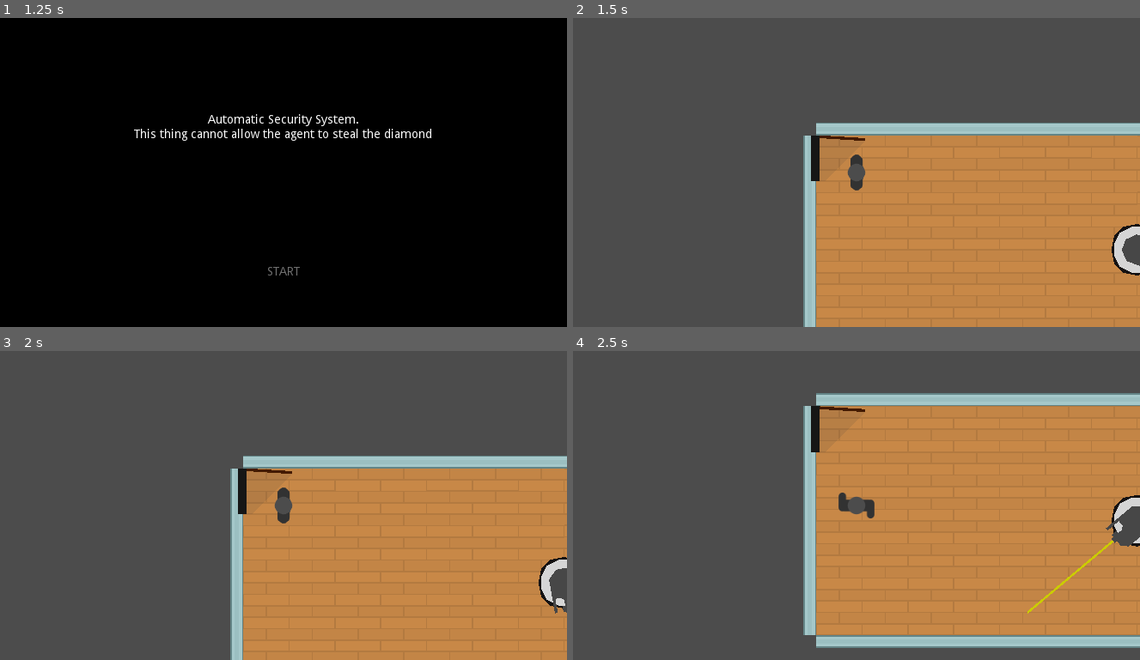
Above: before the commit, frames 1-4 (two rows, left to right).
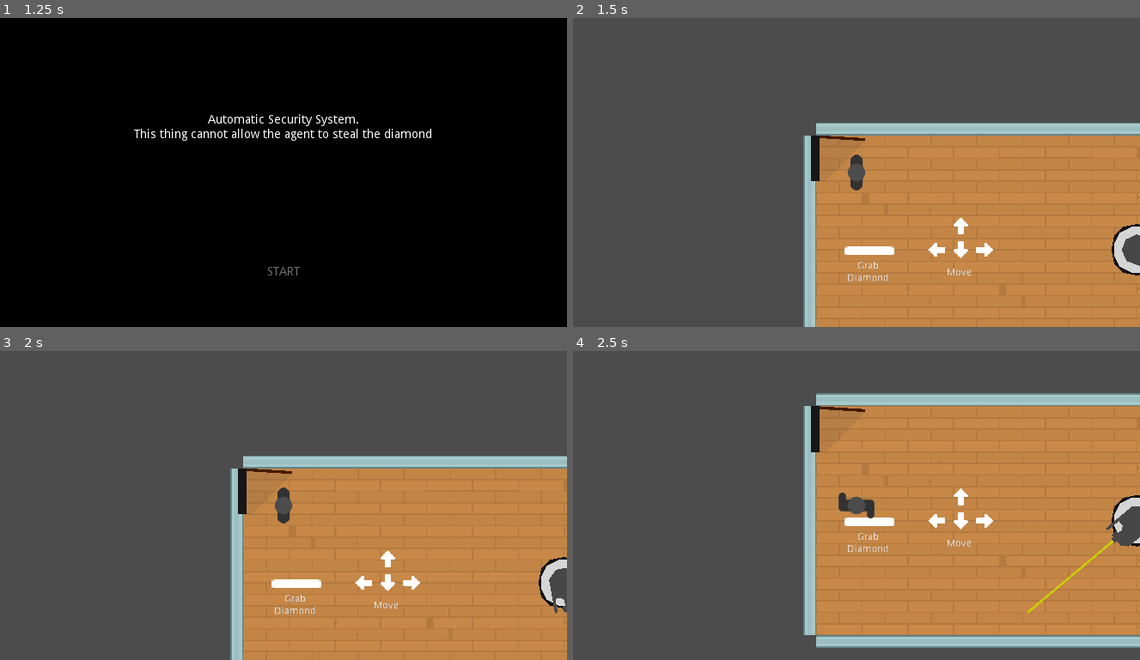
Above: after the commit, the same moments.

Repository: DanniloSN/diamond-thief
Game: Godot game, scene res://scenes/Main.tscn
The game is run twice, just before and just after one commit, with the same random seed, the same clock (stepped at 60 frames per second) and the same inputs.
Inputs:
- Up to frame 1 (1.25 s): hold Right (ui_right) from 0.53 s (still down); tap Space (ui_select) at 0.6, 0.77, 1.07 s
- Up to frame 2 (1.5 s): release Right (ui_right) at 1.25 s; click "START" at 1.25 s
- Up to frame 3 (2 s): no input
- Up to frame 4 (2.5 s): tap Enter at 2 s; hold Down (ui_down) from 2.03 s (still down); tap Space (ui_select) at 2.1, 2.27 s

Frame 1 is identical in both runs. In frame 2, 0.7% of the frame differs, in the area x 47-75%, y 64-86%; in frame 3, 0.7%; in frame 4, 0.7%.

Commit message:
Game Finished

Diff:
--- a/project.godot
+++ b/project.godot
@@ -10,7 +10,7 @@
 
 [application]
 
-config/name="Mini Jam 2022/01/07"
+config/name="Mini Jam 97"
 run/main_scene="res://scenes/Main.tscn"
 config/icon="res://icon.png"
 
--- a/scenes/Player.tscn
+++ b/scenes/Player.tscn
@@ -1,10 +1,12 @@
-[gd_scene load_steps=8 format=2]
+[gd_scene load_steps=16 format=2]
 
 [ext_resource path="res://sprites/player/Idle.png" type="Texture" id=1]
 [ext_resource path="res://scripts/Player.gd" type="Script" id=2]
 [ext_resource path="res://sprites/player/Grabing.png" type="Texture" id=3]
 [ext_resource path="res://sprites/player/Walking2.png" type="Texture" id=4]
 [ext_resource path="res://sprites/player/Walking1.png" type="Texture" id=5]
+[ext_resource path="res://sprites/flatDark03.png" type="Texture" id=6]
+[ext_resource path="res://sprites/flatDark47.png" type="Texture" id=7]
 
 [sub_resource type="SpriteFrames" id=2]
 animations = [ {
@@ -13,20 +15,43 @@
 "name": "idle",
 "speed": 1.0
 }, {
+"frames": [ ExtResource( 3 ) ],
+"loop": true,
+"name": "grab",
+"speed": 1.0
+}, {
 "frames": [ ExtResource( 5 ), ExtResource( 1 ), ExtResource( 4 ), ExtResource( 1 ) ],
 "loop": true,
 "name": "walk",
 "speed": 8.0
-}, {
-"frames": [ ExtResource( 3 ) ],
-"loop": true,
-"name": "grab",
-"speed": 1.0
 } ]
 
 [sub_resource type="CapsuleShape2D" id=3]
 radius = 12.0
 height = 24.0
+
+[sub_resource type="GDScript" id=9]
+script/source = "extends CanvasLayer
+
+func _ready():
+	if OS.get_name() == \"Android\": $Mobile.show()
+	else: $Mobile.hide()
+"
+
+[sub_resource type="CircleShape2D" id=4]
+radius = 25.0
+
+[sub_resource type="CircleShape2D" id=5]
+radius = 25.0
+
+[sub_resource type="CircleShape2D" id=6]
+radius = 25.0
+
+[sub_resource type="CircleShape2D" id=7]
+radius = 25.0
+
+[sub_resource type="CircleShape2D" id=8]
+radius = 40.0
 
 [node name="Player" type="KinematicBody2D"]
 collision_layer = 2
@@ -48,3 +73,42 @@
 [node name="Camera2D" type="Camera2D" parent="."]
 current = true
 zoom = Vector2( 1.2, 1.2 )
+
+[node name="HUD" type="CanvasLayer" parent="."]
+script = SubResource( 9 )
+
+[node name="Mobile" type="Node2D" parent="HUD"]
+visible = false
+
+[node name="Arrows" type="Sprite" parent="HUD/Mobile"]
+position = Vector2( 85, 276 )
+texture = ExtResource( 6 )
+
+[node name="Up" type="TouchScreenButton" parent="HUD/Mobile/Arrows"]
+position = Vector2( -24, -67 )
+shape = SubResource( 4 )
+action = "ui_up"
+
+[node name="Down" type="TouchScreenButton" parent="HUD/Mobile/Arrows"]
+position = Vector2( -25, 17 )
+shape = SubResource( 5 )
+action = "ui_down"
+
+[node name="Left" type="TouchScreenButton" parent="HUD/Mobile/Arrows"]
+position = Vector2( -66, -25 )
+shape = SubResource( 6 )
+action = "ui_left"
+
+[node name="Right" type="TouchScreenButton" parent="HUD/Mobile/Arrows"]
+position = Vector2( 15, -24 )
+shape = SubResource( 7 )
+action = "ui_right"
+
+[node name="Grab" type="Sprite" parent="HUD/Mobile"]
+position = Vector2( 597, 293 )
+texture = ExtResource( 7 )
+
+[node name="TouchScreenButton" type="TouchScreenButton" parent="HUD/Mobile/Grab"]
+position = Vector2( -40, -40 )
+shape = SubResource( 8 )
+action = "ui_select"
--- a/scenes/Scenario.tscn
+++ b/scenes/Scenario.tscn
@@ -192,7 +192,7 @@
 tile_set = SubResource( 1 )
 collision_mask = 0
 format = 1
-tile_data = PoolIntArray( 0, 0, 0, 1, 0, 0, 2, 0, 0, 3, 0, 0, 4, 0, 0, 5, 0, 0, 6, 0, 0, 7, 0, 0, 8, 0, 0, 9, 0, 0, 10, 0, 0, 11, 0, 0, 12, 0, 0, 13, 0, 0, 65536, 0, 0, 65537, 0, 0, 65538, 0, 0, 65539, 0, 0, 65540, 0, 0, 65541, 0, 0, 65542, 0, 0, 65543, 0, 0, 65544, 0, 0, 65545, 0, 0, 65546, 0, 0, 65547, 0, 0, 65548, 0, 0, 65549, 0, 0, 131072, 0, 0, 131073, 0, 0, 131074, 0, 0, 131075, 0, 0, 131076, 0, 0, 131077, 0, 0, 131078, 0, 0, 131079, 0, 0, 131080, 0, 0, 131081, 0, 0, 131082, 0, 0, 131083, 0, 0, 131084, 0, 0, 131085, 0, 0, 196608, 0, 0, 196609, 0, 0, 196610, 0, 0, 196611, 0, 0, 196612, 0, 0, 196613, 0, 0, 196614, 0, 0, 196615, 0, 0, 196616, 0, 0, 196617, 0, 0, 196618, 0, 0, 196619, 0, 0, 196620, 0, 0, 196621, 0, 0, 262144, 0, 0, 262145, 0, 0, 262146, 0, 0, 262147, 0, 0, 262148, 0, 0, 262149, 0, 0, 262150, 0, 0, 262151, 0, 0, 262152, 0, 0, 262153, 0, 0, 262154, 0, 0, 262155, 0, 0, 262156, 0, 0, 262157, 0, 0 )
+tile_data = PoolIntArray( 0, 0, 0, 1, 0, 0, 2, 0, 0, 3, 0, 0, 4, 0, 0, 5, 0, 0, 6, 0, 0, 7, 2, 0, 8, 0, 0, 9, 0, 0, 10, 0, 0, 11, 0, 0, 12, 4, 0, 13, 0, 0, 65536, 0, 0, 65537, 2, 0, 65538, 4, 0, 65539, 0, 0, 65540, 0, 0, 65541, 0, 0, 65542, 0, 0, 65543, 4, 0, 65544, 0, 0, 65545, 0, 0, 65546, 0, 0, 65547, 0, 0, 65548, 0, 0, 65549, 0, 0, 131072, 0, 0, 131073, 0, 0, 131074, 0, 0, 131075, 0, 0, 131076, 0, 0, 131077, 0, 0, 131078, 0, 0, 131079, 0, 0, 131080, 0, 0, 131081, 0, 0, 131082, 2, 0, 131083, 0, 0, 131084, 0, 0, 131085, 0, 0, 196608, 0, 0, 196609, 0, 0, 196610, 4, 0, 196611, 0, 0, 196612, 2, 0, 196613, 0, 0, 196614, 0, 0, 196615, 4, 0, 196616, 0, 0, 196617, 0, 0, 196618, 4, 0, 196619, 0, 0, 196620, 4, 0, 196621, 4, 0, 262144, 0, 0, 262145, 0, 0, 262146, 0, 0, 262147, 0, 0, 262148, 0, 0, 262149, 0, 0, 262150, 0, 0, 262151, 0, 0, 262152, 0, 0, 262153, 0, 0, 262154, 0, 0, 262155, 0, 0, 262156, 0, 0, 262157, 4, 0 )
 
 [node name="TileWalls" type="TileMap" parent="."]
 tile_set = SubResource( 6 )
--- /dev/null
+++ b/scenes/Sensor.tscn
@@ -0,0 +1,43 @@
+[gd_scene load_steps=4 format=2]
+
+[ext_resource path="res://scripts/Sensor.gd" type="Script" id=1]
+[ext_resource path="res://scenes/Robot.tscn" type="PackedScene" id=2]
+
+[sub_resource type="CircleShape2D" id=1]
+radius = 18.0
+
+[node name="Sensor" type="KinematicBody2D"]
+collision_layer = 0
+collision_mask = 0
+script = ExtResource( 1 )
+
+[node name="BaseColor1" type="Polygon2D" parent="."]
+scale = Vector2( 1.0625, 1.0625 )
+color = Color( 0, 0, 0, 1 )
+polygon = PoolVector2Array( 0, -16, 8, -16, 16, -8, 16, 8, 8, 16, -8, 16, -16, 8, -16, -8, -8, -16 )
+
+[node name="BaseColor2" type="Polygon2D" parent="."]
+color = Color( 0.137255, 0.137255, 0.137255, 1 )
+polygon = PoolVector2Array( 0, -16, 8, -16, 16, -8, 16, 8, 8, 16, -8, 16, -16, 8, -16, -8, -8, -16 )
+
+[node name="OutterColor" type="Polygon2D" parent="."]
+color = Color( 0.254902, 0.254902, 0.254902, 1 )
+polygon = PoolVector2Array( -8, -2, -8, 2, -7, 5, -5, 7, -2, 8, 2, 8, 5, 7, 7, 5, 8, 2, 8, -2, 7, -5, 5, -7, 2, -8, -2, -8, -5, -7, -7, -5 )
+
+[node name="InnerColor" type="Polygon2D" parent="."]
+position = Vector2( -4.76837e-07, 4.76837e-07 )
+scale = Vector2( 0.6875, 0.6875 )
+color = Color( 0.847059, 0, 0, 1 )
+polygon = PoolVector2Array( -8, -2, -8, 2, -7, 5, -5, 7, -2, 8, 2, 8, 5, 7, 7, 5, 8, 2, 8, -2, 7, -5, 5, -7, 2, -8, -2, -8, -5, -7, -7, -5 )
+
+[node name="CollisionShape2D" type="CollisionShape2D" parent="."]
+shape = SubResource( 1 )
+
+[node name="SpawnWaveCooldown" type="Timer" parent="."]
+wait_time = 3.0
+autostart = true
+
+[node name="Robot" parent="." instance=ExtResource( 2 )]
+position = Vector2( 212, 0 )
+
+[connection signal="timeout" from="SpawnWaveCooldown" to="." method="_spawn_wave"]
--- /dev/null
+++ b/scenes/SensorWave.tscn
@@ -0,0 +1,25 @@
+[gd_scene load_steps=3 format=2]
+
+[ext_resource path="res://scripts/SensorWave.gd" type="Script" id=1]
+
+[sub_resource type="CircleShape2D" id=1]
+radius = 4.0
+
+[node name="SensorWave" type="Area2D"]
+collision_layer = 2
+script = ExtResource( 1 )
+
+[node name="CollisionShape2D" type="CollisionShape2D" parent="."]
+shape = SubResource( 1 )
+
+[node name="Polygon2D" type="Polygon2D" parent="."]
+rotation = 0.785398
+color = Color( 0.945098, 1, 0, 0.501961 )
+polygon = PoolVector2Array( -3.53553, -2.12132, -2.12132, -3.53553, 7.15256e-07, -4.24264, 2.12132, -3.53553, 3.53553, -2.12132, 4.24264, 7.15256e-07, 3.53553, 2.12132, 2.12132, 3.53553, -7.15256e-07, 4.24264, -2.12132, 3.53553, -3.53553, 2.12132, -4.24264, -7.15256e-07 )
+
+[node name="LifeTimer" type="Timer" parent="."]
+one_shot = true
+autostart = true
+
+[connection signal="body_entered" from="." to="." method="_on_SensorWave_body_entered"]
+[connection signal="timeout" from="LifeTimer" to="." method="_on_LifeTimer_timeout"]
--- a/scenes/stages/Stage1.tscn
+++ b/scenes/stages/Stage1.tscn
@@ -1,13 +1,70 @@
-[gd_scene load_steps=5 format=2]
+[gd_scene load_steps=10 format=2]
 
 [ext_resource path="res://scenes/Scenario.tscn" type="PackedScene" id=1]
+[ext_resource path="res://sprites/arrowLeft.png" type="Texture" id=2]
 [ext_resource path="res://scenes/Robot.tscn" type="PackedScene" id=3]
 [ext_resource path="res://scenes/Diamond.tscn" type="PackedScene" id=4]
 [ext_resource path="res://scenes/stages/StageStart.tscn" type="PackedScene" id=5]
+[ext_resource path="res://sprites/arrowUp.png" type="Texture" id=6]
+[ext_resource path="res://sprites/arrowDown.png" type="Texture" id=7]
+[ext_resource path="res://sprites/arrowRight.png" type="Texture" id=8]
+[ext_resource path="res://sprites/minus.png" type="Texture" id=9]
 
 [node name="Stage1" type="Node"]
 
 [node name="Scenario" parent="." instance=ExtResource( 1 )]
+
+[node name="Tutorial" type="Node2D" parent="."]
+position = Vector2( 144, 152 )
+
+[node name="Arrows" type="Node2D" parent="Tutorial"]
+position = Vector2( 24, 8 )
+scale = Vector2( 0.7, 0.7 )
+
+[node name="Left" type="Sprite" parent="Tutorial/Arrows"]
+texture = ExtResource( 2 )
+
+[node name="Up" type="Sprite" parent="Tutorial/Arrows"]
+position = Vector2( 48, -48 )
+texture = ExtResource( 6 )
+
+[node name="Right" type="Sprite" parent="Tutorial/Arrows"]
+position = Vector2( 96, 0 )
+texture = ExtResource( 8 )
+
+[node name="Down" type="Sprite" parent="Tutorial/Arrows"]
+position = Vector2( 48, 0 )
+texture = ExtResource( 7 )
+
+[node name="Move" type="Label" parent="Tutorial"]
+margin_left = 8.0
+margin_top = 24.0
+margin_right = 104.0
+margin_bottom = 56.0
+text = "Move"
+align = 1
+valign = 1
+__meta__ = {
+"_edit_use_anchors_": false
+}
+
+[node name="Grab" type="Label" parent="Tutorial"]
+margin_left = -104.0
+margin_top = 24.0
+margin_right = -40.0
+margin_bottom = 55.0
+text = "Grab
+Diamond"
+align = 1
+valign = 1
+__meta__ = {
+"_edit_use_anchors_": false
+}
+
+[node name="Space" type="Sprite" parent="Tutorial"]
+position = Vector2( -72, 8 )
+scale = Vector2( 2.17, 1.45 )
+texture = ExtResource( 9 )
 
 [node name="Robot" parent="." instance=ExtResource( 3 )]
 position = Vector2( 448, 160 )
--- a/scenes/stages/Stage2.tscn
+++ b/scenes/stages/Stage2.tscn
@@ -21,6 +21,7 @@
 ROTATION_ENABLED = true
 ROUTE_ENABLED = true
 ROTATION_VELOCITY = 80
+ROTATION_DIRECTION = -1
 WALK_SPEED = 90
 ROUTE_POINTS = [ Vector2( 464, 48 ), Vector2( 464, 272 ) ]
 
--- /dev/null
+++ b/scenes/stages/Stage6.tscn
@@ -0,0 +1,39 @@
+[gd_scene load_steps=5 format=2]
+
+[ext_resource path="res://scenes/Scenario.tscn" type="PackedScene" id=1]
+[ext_resource path="res://scenes/stages/StageStart.tscn" type="PackedScene" id=2]
+[ext_resource path="res://scenes/Diamond.tscn" type="PackedScene" id=3]
+[ext_resource path="res://scenes/Sensor.tscn" type="PackedScene" id=4]
+
+[node name="Stage6" type="Node"]
+
+[node name="Scenario" parent="." instance=ExtResource( 1 )]
+
+[node name="Sensor" parent="." instance=ExtResource( 4 )]
+position = Vector2( 192, 200 )
+
+[node name="Robot" parent="Sensor" index="6"]
+position = Vector2( 0, 72 )
+ROTATION_DIRECTION = -1
+
+[node name="Sensor2" parent="." instance=ExtResource( 4 )]
+position = Vector2( 720, 208 )
+
+[node name="Robot" parent="Sensor2" index="6"]
+position = Vector2( 0, 64 )
+
+[node name="Sensor3" parent="." instance=ExtResource( 4 )]
+position = Vector2( 456, 112 )
+
+[node name="Robot" parent="Sensor3" index="6"]
+position = Vector2( 0, -64 )
+
+[node name="StageStart" parent="." instance=ExtResource( 2 )]
+position = Vector2( 0, 40 )
+
+[node name="Diamond" parent="." instance=ExtResource( 3 )]
+position = Vector2( 864, 288 )
+
+[editable path="Sensor"]
+[editable path="Sensor2"]
+[editable path="Sensor3"]
--- a/scenes/stages/State8.tscn
+++ b/scenes/stages/Stage8.tscn
@@ -1,10 +1,23 @@
-[gd_scene load_steps=4 format=2]
+[gd_scene load_steps=6 format=2]
 
-[ext_resource path="res://scenes/Scenario.tscn" type="PackedScene" id=1]
-[ext_resource path="res://scenes/stages/StageStart.tscn" type="PackedScene" id=2]
+[ext_resource path="res://scenes/stages/StageStart.tscn" type="PackedScene" id=1]
+[ext_resource path="res://scenes/Scenario.tscn" type="PackedScene" id=2]
 [ext_resource path="res://scenes/Diamond.tscn" type="PackedScene" id=3]
 
-[node name="State8" type="Node"]
+[sub_resource type="GDScript" id=2]
+script/source = "extends Area2D
+
+func _ready():
+	$Label.hide()
+
+func _on_ByeSensor_body_entered(body):
+	$Label.show()
+"
+
+[sub_resource type="RectangleShape2D" id=1]
+extents = Vector2( 64, 10 )
+
+[node name="Stage8" type="Node"]
 
 [node name="Blackboard" type="ColorRect" parent="."]
 margin_left = 144.0
@@ -75,10 +88,32 @@
 [node name="TileWalls" parent="Scenario" index="1"]
 tile_data = PoolIntArray( -65536, 3, 0, -65535, 3, 0, -65530, 3, 0, -65529, 3, 0, -65528, 3, 0, -65527, 3, 0, -65526, 3 …(644 unchanged characters)…
 
-[node name="StageStart" parent="." instance=ExtResource( 2 )]
+[node name="ByeSensor" type="Area2D" parent="."]
+position = Vector2( 64, 392 )
+collision_mask = 8
+script = SubResource( 2 )
+
+[node name="CollisionShape2D" type="CollisionShape2D" parent="ByeSensor"]
+shape = SubResource( 1 )
+
+[node name="Label" type="Label" parent="ByeSensor"]
+margin_left = -24.0
+margin_top = -344.0
+margin_right = 16.0
+margin_bottom = -330.0
+text = "Bye"
+align = 1
+valign = 1
+__meta__ = {
+"_edit_use_anchors_": false
+}
+
+[node name="StageStart" parent="." instance=ExtResource( 1 )]
 position = Vector2( 0, 40 )
 
 [node name="Diamond" parent="." instance=ExtResource( 3 )]
 position = Vector2( 648, 200 )
 
+[connection signal="body_entered" from="ByeSensor" to="ByeSensor" method="_on_ByeSensor_body_entered"]
+
 [editable path="Scenario"]
--- a/scripts/Globals.gd
+++ b/scripts/Globals.gd
@@ -3,8 +3,6 @@
 const PLAYER_GROUP = "PLAYER"
 const ROBOT_GROUP = "ROBOT"
 const DIAMOND_GROUP = "DIAMOND"
-
-signal GAME_OVER
 
 var current_stage_index = 0
 var stages = [
@@ -22,31 +20,38 @@
 	},
 	{ # 4
 		"stage": "res://scenes/stages/Stage4.tscn",
-		"message": "Why the hell did they shoot themselves?\nDisable the movement! And add more units!"
+		"message": "Why did they shoot themselves?\nDisable the movement! And add more units!"
 	},
 	{ # 5
 		"stage": "res://scenes/stages/Stage5.tscn",
 		"message": "Don't let the him get the Diamond!"
 	},
 	{ # 6
-		"stage": "res://scenes/stages/Stage5.tscn",
-		"message": "You and your little crap robot are fired! We gonna need another model"
+		"stage": "res://scenes/stages/Stage6.tscn",
+		"message": "That sensor won't do the job!\nWe gonna need another model"
+	},
+	{ # 8
+		"stage": "res://scenes/stages/Stage8.tscn",
+		"message": "I know what? Forget those things!"
 	}
 ]
 
-func _input(event):
-	if Input.is_action_just_pressed("ui_cancel"): get_tree().quit()
+func _input(_event):
+	if Input.is_action_just_pressed("ui_cancel"): _quit()
 	if Input.is_action_just_pressed("previous_stage"): _change_stage(-1)
 	if Input.is_action_just_pressed("next_stage"): _change_stage(1)
 
 func _change_stage(direction = 1):
 	if direction < 0 and current_stage_index == 0: return
-	elif direction > 0 and current_stage_index == stages.size() - 1: return
+	elif direction > 0 and current_stage_index == stages.size() - 1: _quit()
 	if direction != 0: current_stage_index += direction
-	get_tree().change_scene("res://scenes/stages/SplashStage.tscn")
+	return get_tree().change_scene("res://scenes/stages/SplashStage.tscn")
 
 func _game_over():
 	 _change_stage(0)
 
 func _random_number(to: float, from = 0):
 	return rand_range(from, to)
+
+func _quit():
+	get_tree().quit()
--- a/scripts/Robot.gd
+++ b/scripts/Robot.gd
@@ -20,10 +20,12 @@
 
 func _ready():
 	add_to_group(Globals.ROBOT_GROUP)
-	if LASER_ENABLED:
-		$Laser.enabled = true
-		$Laser.rotation_degrees = INITIAL_LASER_ROTATION
-		$Laser.set_cast_to(Vector2(LASER_LENGTH, 0))
+	if LASER_ENABLED: _enable_laser()
+
+func _enable_laser():
+	$Laser.enabled = true
+	$Laser.rotation_degrees = INITIAL_LASER_ROTATION
+	$Laser.set_cast_to(Vector2(LASER_LENGTH, 0))
 
 func _draw():
 	if LASER_ENABLED:
@@ -61,4 +63,4 @@
 	new_bullet.global_position = $Laser/BulletSpawnPoint.global_position
 	new_bullet.rotation_degrees = $Laser.rotation_degrees + Globals._random_number(-5, 5)
 	$AudioStreamPlayer2D.play()
-	get_parent().add_child(new_bullet)
+	get_tree().root.add_child(new_bullet)
--- /dev/null
+++ b/scripts/Sensor.gd
@@ -0,0 +1,16 @@
+extends KinematicBody2D
+
+const WAVE_NODE = preload("res://scenes/SensorWave.tscn")
+
+func _ready():
+	_spawn_wave()
+
+func _spawn_wave():
+	var new_wave = WAVE_NODE.instance()
+	new_wave.connect("enemy_found", self, "_enemy_found")
+	add_child(new_wave)
+
+func _enemy_found(body):
+	$Robot.LASER_ENABLED = true
+	$Robot.ROTATION_ENABLED = true
+	$Robot._enable_laser()
--- /dev/null
+++ b/scripts/SensorWave.gd
@@ -0,0 +1,15 @@
+extends Area2D
+
+export var LIFE_TIME = 1
+export var GROW_VELOCITY = 30
+
+signal enemy_found
+
+func _physics_process(delta):
+	scale += Vector2.ONE * GROW_VELOCITY * delta
+
+func _on_LifeTimer_timeout():
+	queue_free()
+
+func _on_SensorWave_body_entered(body):
+	if body.is_in_group(Globals.PLAYER_GROUP): emit_signal("enemy_found", body)
Not shown, added: export_presets.cfg
Not shown: 1 places in scenes/stages/Stage8.tscn that only renumber resources
Binary file added: sprites/arrowDown.png
Not shown, added: sprites/arrowDown.png.import
Binary file added: sprites/arrowLeft.png
Not shown, added: sprites/arrowLeft.png.import
Binary file added: sprites/arrowRight.png
Not shown, added: sprites/arrowRight.png.import
Binary file added: sprites/arrowUp.png
Not shown, added: sprites/arrowUp.png.import
Binary file added: sprites/flatDark03.png
Not shown, added: sprites/flatDark03.png.import
(and 4 more such lines)
